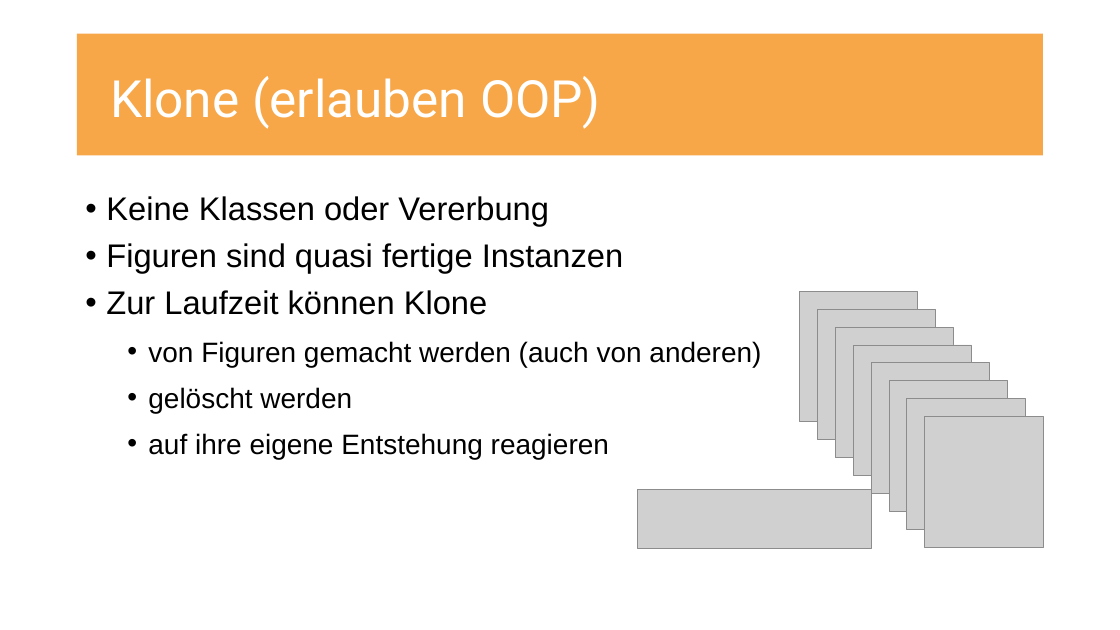
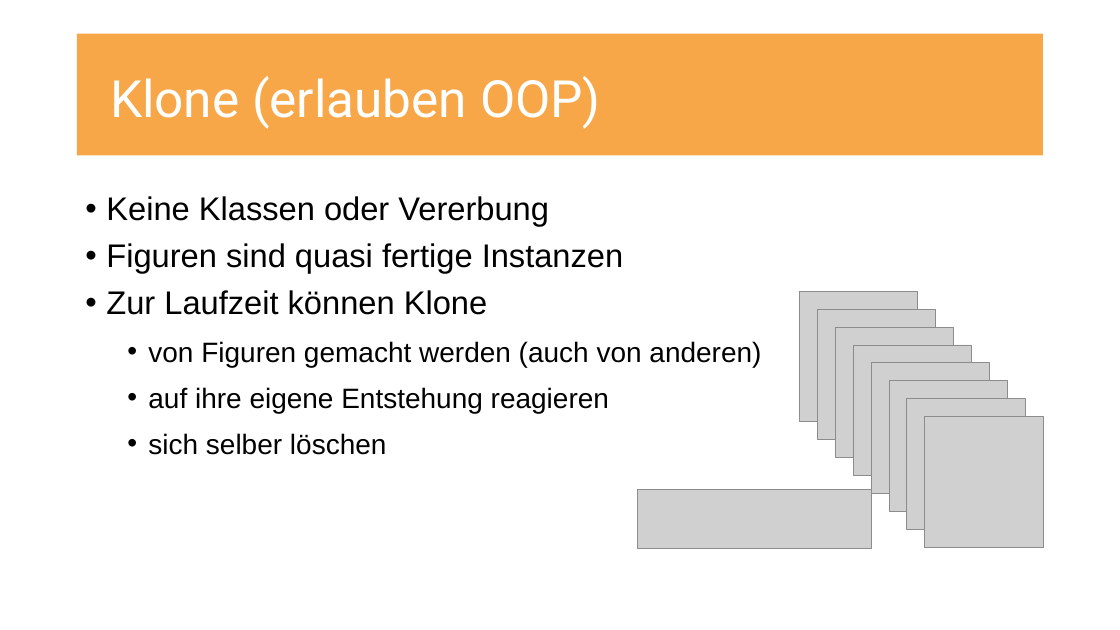
Before and after one commit to UncleBench/PCP-Projekt, a slide deck: slide 6 of Praesentation.pptx. Drawn at 1120x630 pixels with LibreOffice and Linux fonts; fonts in the diff are those of the drawing; grey boxes stand for pictures. Boxes give left, top, right and bottom in pixels: in the first picture for what was removed or moved away, otherwise in the second. Text is boxed around its words. In the diff, an @@ line names an element or a change of style, - is before the commit and + after.

```diff
--- a/Praesentation.pptx
+++ b/Praesentation.pptx
@@ text at (148, 387, 352, 413): paragraph removed @@
-  • gelöscht werden
@@ text at (148, 433, 387, 455): paragraph added @@
+  • sich selber löschen
```
Also in this commit, not shown: 3 other slides changed, 1 other file.
